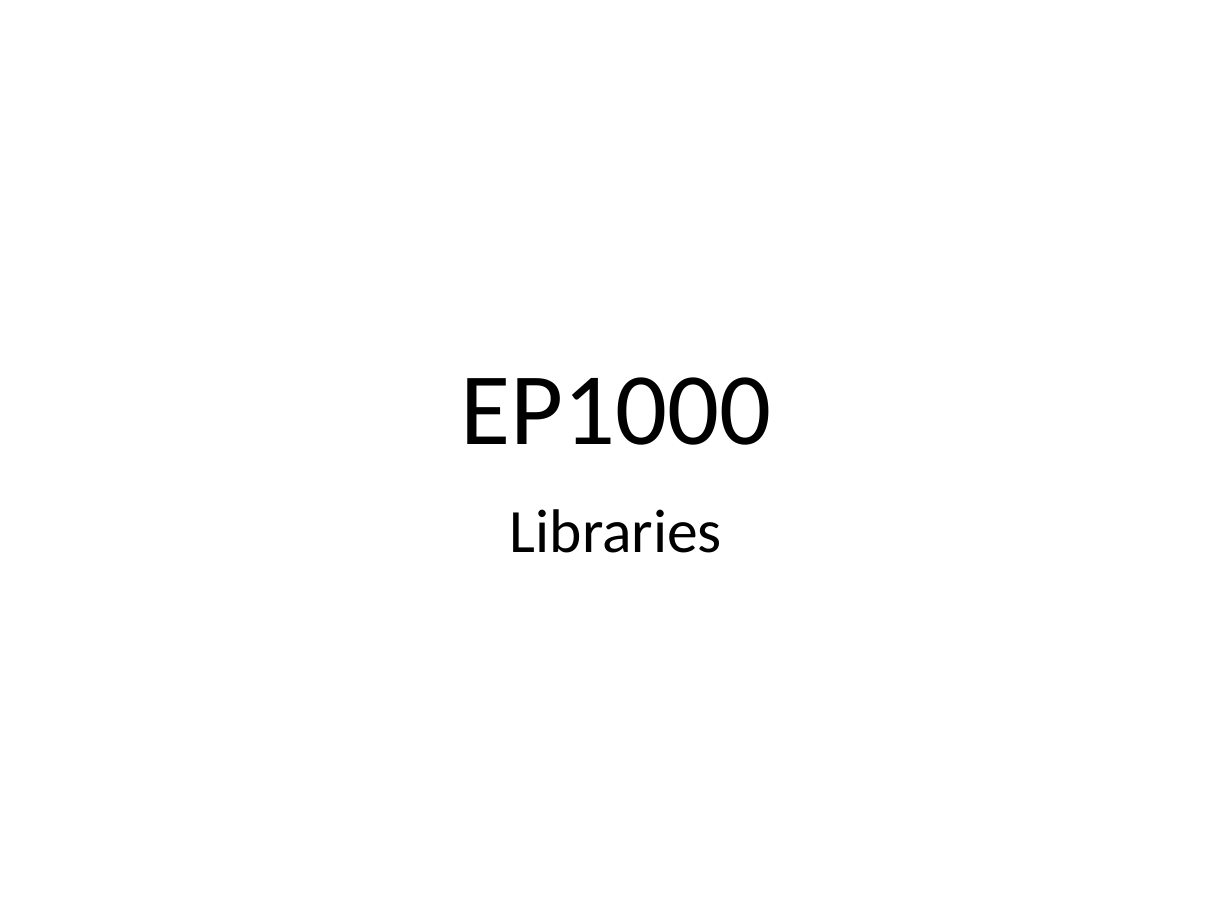
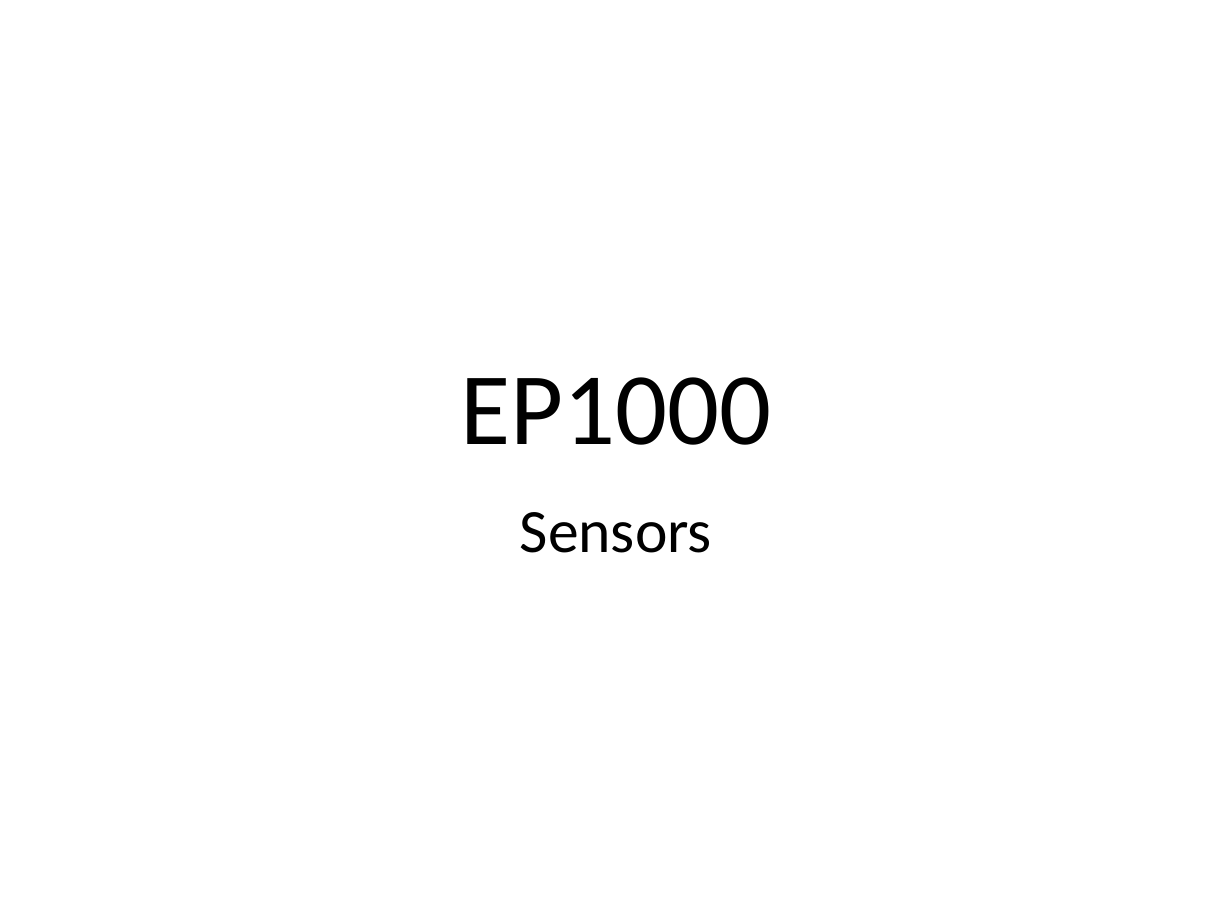
Before and after one commit to RDorville/digfab, a slide deck: slide 1 of presentations/ep1000_sensors/ep1000_sensors.pptx. Drawn at 1232x924 pixels with LibreOffice and Linux fonts; fonts in the diff are those of the drawing; background and template pictures are left out. Boxes give left, top, right and bottom in pixels: in the first picture for what was removed or moved away, otherwise in the second. Text is boxed around its words. In the diff, an @@ line names an element or a change of style, - is before the commit and + after.

Commit message:
added ep1000 sensors

```diff
--- a/presentations/ep1000_sensors/ep1000_sensors.pptx
+++ b/presentations/ep1000_sensors/ep1000_sensors.pptx
@@ subtitle at [520,512,712,553]: text changed @@
-Libraries
+Sensors
```
Also in this commit, not shown: 2 other slides changed, 13 slides added, 6 slides removed, 11 other files.
